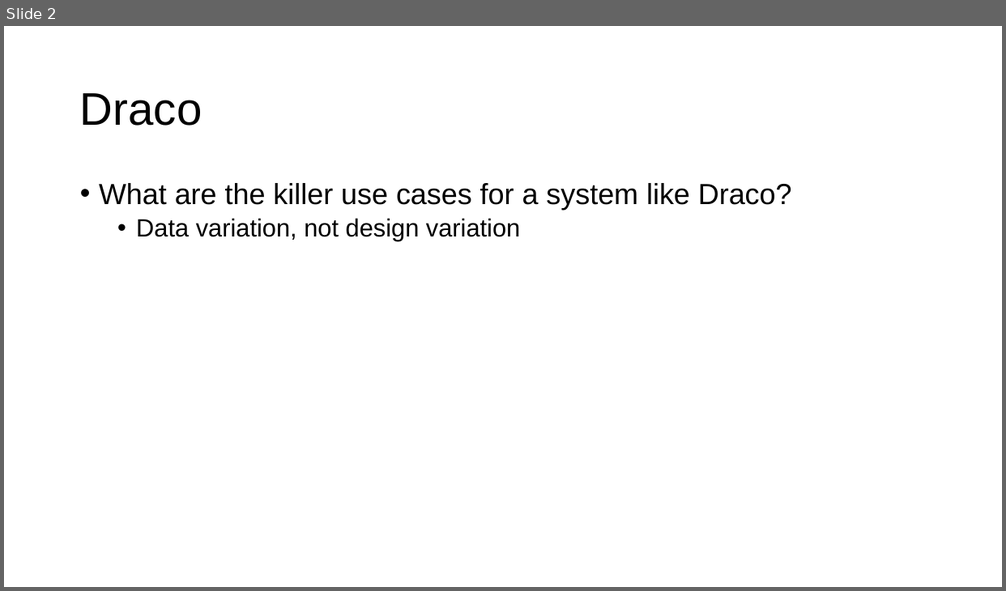
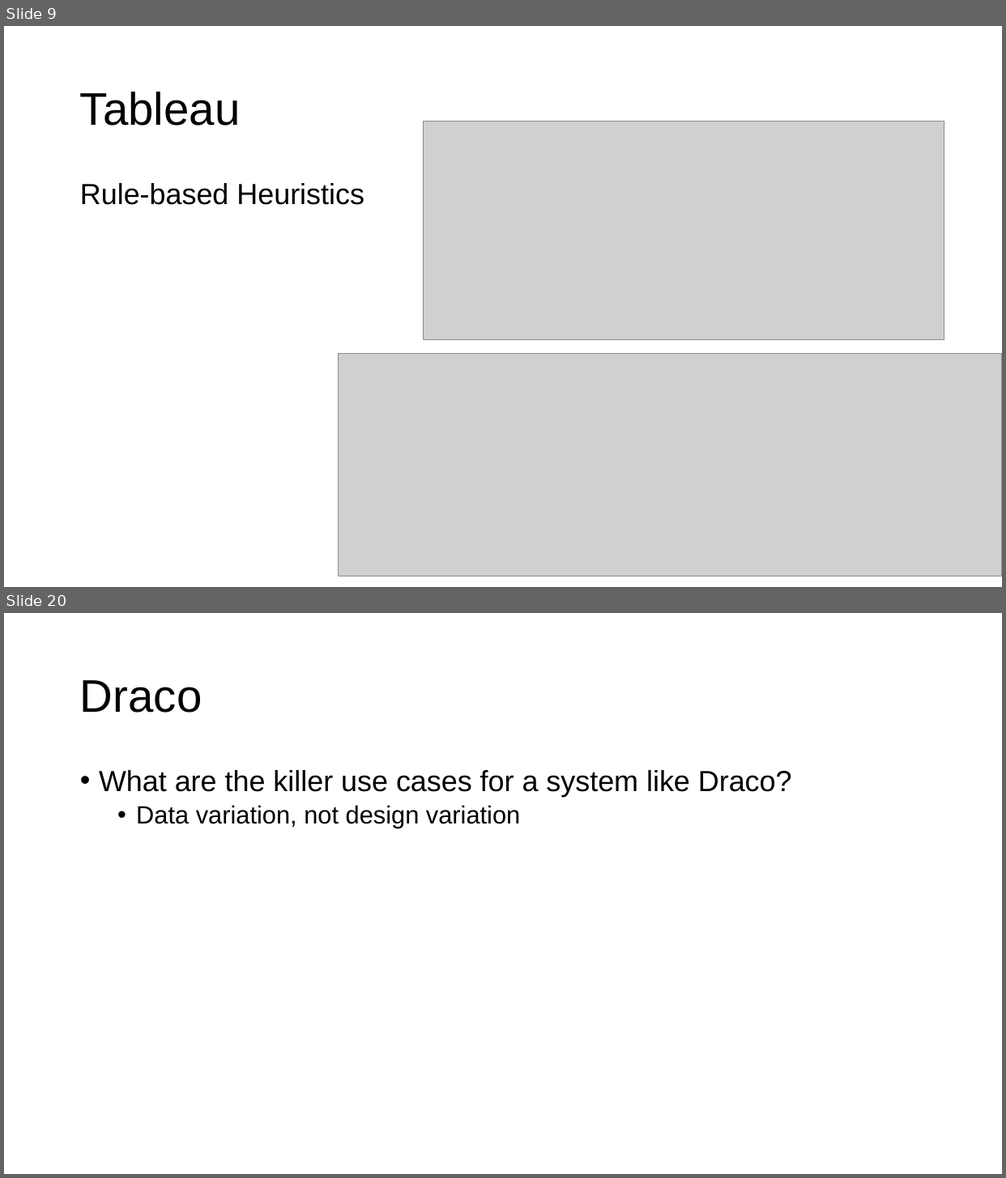
Before and after one commit to columbiaviz/columbiaviz.github.io, a slide deck: 2020s_w6998/lecs/04_rec.pptx. Shown one above the other, each under a label of ours: slide 2 before the commit, slides 9 and 20 after it; the slides between them are not shown. The pictures are 1006x591 and 1006x1178 pixels, drawn with LibreOffice and Linux fonts; fonts in the diff are those of the drawing; grey boxes stand for pictures. Boxes give left, top, right and bottom in pixels: in the first picture for what was removed or moved away, otherwise in the second. Text is boxed around its words. In the diff, an @@ line names an element or a change of style, - is before the commit and + after.

```diff
--- a/2020s_w6998/lecs/04_rec.pptx
+++ b/2020s_w6998/lecs/04_rec.pptx
@@ slide 9 added at bbox=[4, 26, 1002, 587], background #FFFFFF @@
@@ title added at bbox=[80, 92, 241, 126], 44 pt, text #000000 @@
+Tableau
@@ picture added at bbox=[424, 121, 944, 339] @@
@@ text added at bbox=[80, 183, 364, 205], 28 pt, text #000000 @@
+Rule-based Heuristics
@@ picture added at bbox=[339, 354, 1002, 577] @@
@@ what was slide 2 is now slide 20 @@
```
Also in this commit, not shown: 2 slides changed, 18 other slides added.
